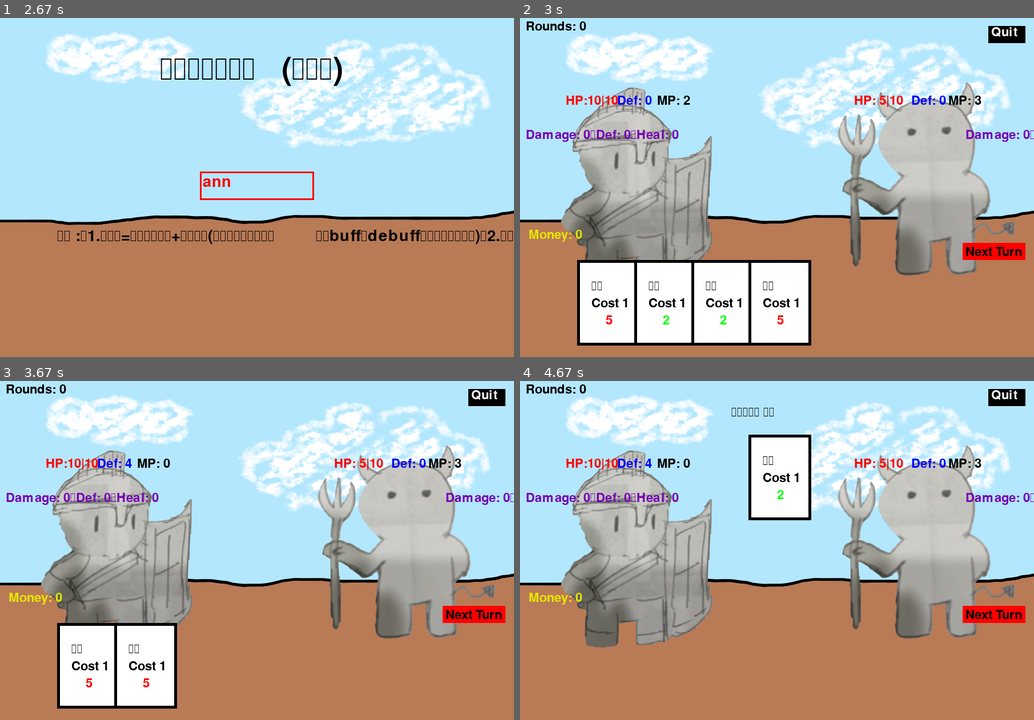
Above: before the commit, frames 1-4 (two rows, left to right).
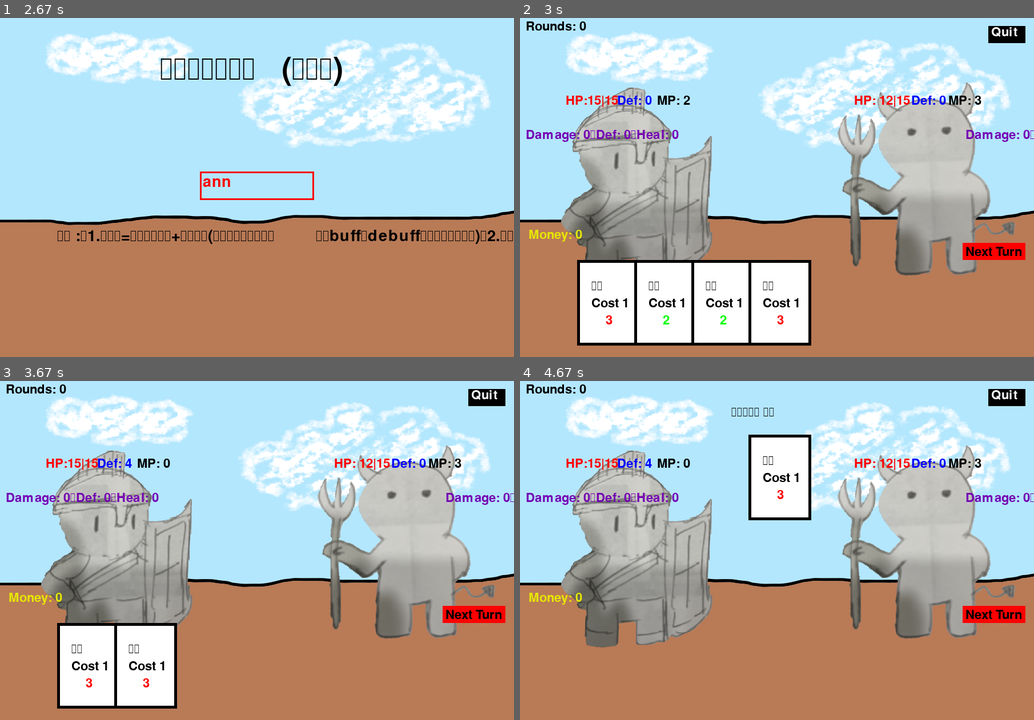
Above: after the commit, the same moments.

Repository: razersword21/pygame-card
Game: pygame game, started from main.py
Two runs of this game, one before a commit and one after it. Both use one fixed random seed, a clock stepped at 60 frames per second and the inputs below.
Inputs (mouse positions are in pixels of both pictures, inside the frame that each line leads up to):
- Up to frame 1 (2.67 s): press the mouse at (190, 340) at 0.37 s; move the mouse to (143, 302) at 0.47 s; release the mouse at (97, 265) at 0.6 s; press the mouse at (257, 184) at 0.7 s; move the mouse to (164, 234) at 0.8 s; release the mouse at (77, 285) at 0.93 s; click (190, 207) at 1.05 s; press the mouse at (257, 184) at 1.37 s; move the mouse to (251, 248) at 1.47 s; release the mouse at (246, 309) at 1.6 s; click (308, 258) at 1.72 s; press the mouse at (257, 184) at 2.03 s; move the mouse to (328, 248) at 2.13 s; release the mouse at (400, 309) at 2.27 s; type "ann" at 2.33 s
- Up to frame 2 (3 s): tap Enter at 2.67 s; click "攻擊" at 2.88 s
- Up to frame 3 (3.67 s): click "攻擊" at 3.22 s; click "攻擊" at 3.55 s
- Up to frame 4 (4.67 s): click "Next Turn" at 3.88 s

Frame 1 is identical in both runs. In frame 2, 0.2% of the frame differs, in the area x 14-76%, y 22-91%; in frame 3, 0.2%; in frame 4, 0.2%.

Commit message:
update v4.0.4

Diff:
--- a/src/card_process.py
+++ b/src/card_process.py
@@ -83,7 +83,7 @@
     for i,card_num in enumerate(card_type_number):
         for _ in range(card_num):
             if i == 0:
-                card_deck.extend([Card(deck_index,params.card_name_list[i],params.card_type_list[i],1,5,0,0,None)])
+                card_deck.extend([Card(deck_index,params.card_name_list[i],params.card_type_list[i],1,3,0,0,None)])
             else:
                 card_deck.extend([Card(deck_index,params.card_name_list[i],params.card_type_list[i],1,0,2,0,None)])
             deck_index+=1
--- a/src/params.py
+++ b/src/params.py
@@ -28,7 +28,7 @@
     high_level_deck = [guard_card,keep_heal,add_magic,dragon_card,broke_shield,max_hp_card,dice_card]
 
 class params():
-    init_max_hp,init_max_de,init_max_magic,money = 10,0,3,0
+    init_max_hp,init_max_de,init_max_magic,money = 15,0,3,0
     add_hp = 20
     add_value = 1
     add_pass_money = 150
